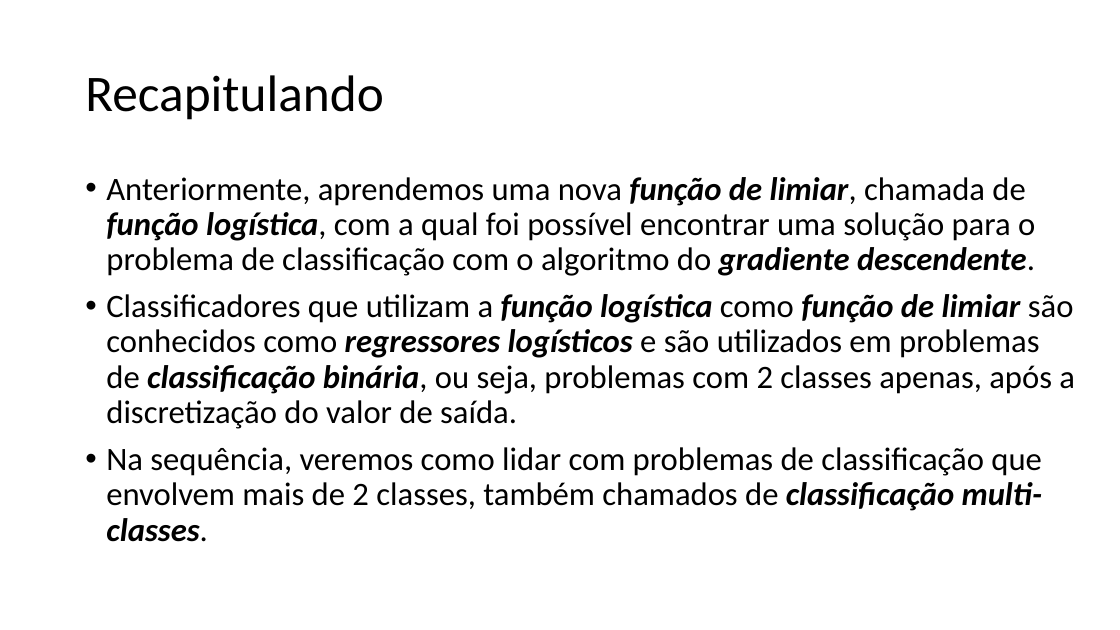
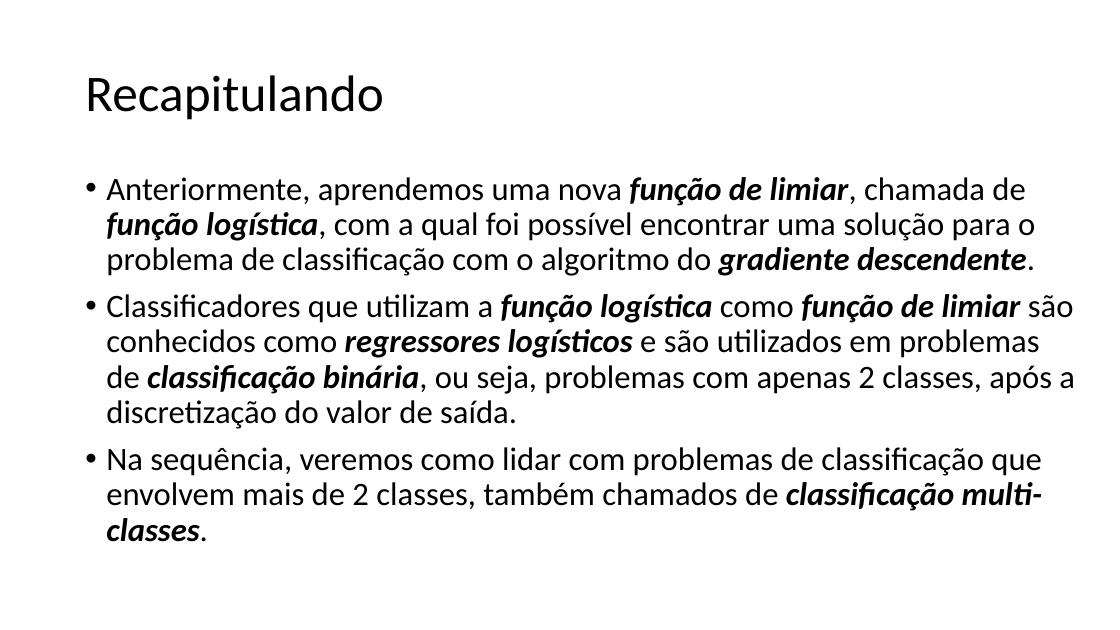
Before and after one commit to zz4fap/t320_aprendizado_de_maquina, a slide deck: slide 2 of slides/T320_Classificação (Parte IV).pptx. Drawn at 1120x630 pixels with LibreOffice and Linux fonts; fonts in the diff are those of the drawing. Boxes give left, top, right and bottom in pixels: in the first picture for what was removed or moved away, otherwise in the second. Text is boxed around its words. In the diff, an @@ line names an element or a change of style, - is before the commit and + after.

Commit message:
update of slides

```diff
--- a/slides/T320_Classificação (Parte IV).pptx
+++ b/slides/T320_Classificação (Parte IV).pptx
@@ text at (x1=106, y1=294, x2=1075, y2=429): text changed @@
-• Classificadores que utilizam a função logística como função de limiar são conhecidos como regressores logísticos e são utilizados em problemas de classificação binária, ou seja, problemas com 2 classes apenas, após a discretização do valor de saída.
+• Classificadores que utilizam a função logística como função de limiar são conhecidos como regressores logísticos e são utilizados em problemas de classificação binária, ou seja, problemas com apenas 2 classes, após a discretização do valor de saída.
```
Also in this commit, not shown: 1 other file.
